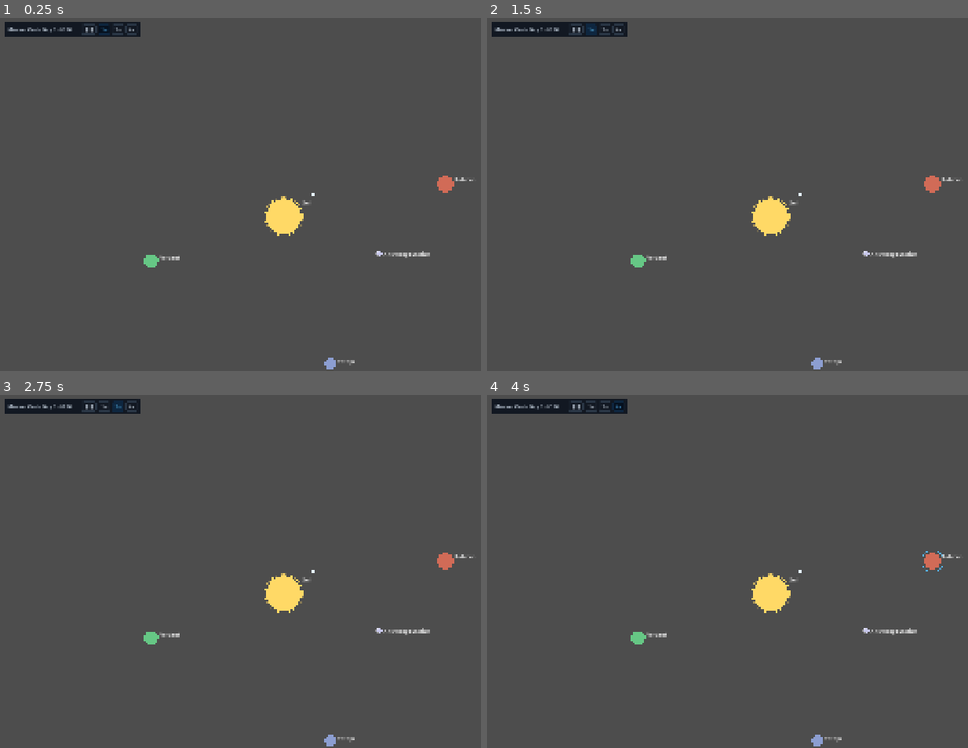
Above: before the commit, frames 1-4 (two rows, left to right).
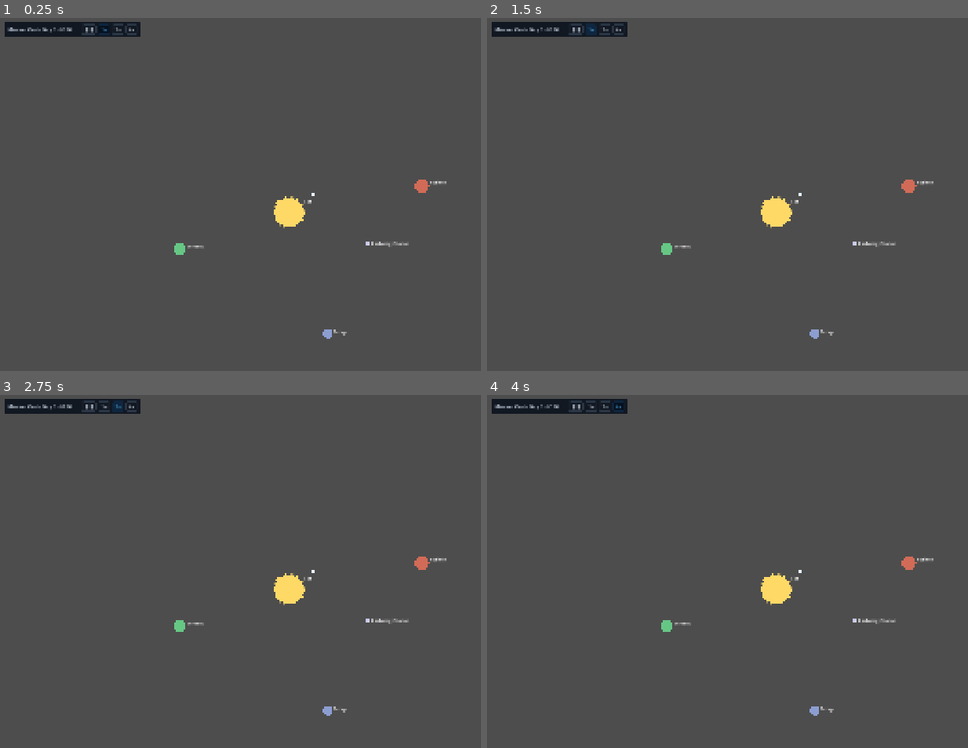
Above: after the commit, the same moments.

Repository: AndrewDrinkwater/farhorizon
Game: Godot game, scene res://src/ui/shell/main.tscn
Two runs of this game, one before a commit and one after it. Both use one fixed random seed, a clock stepped at 60 frames per second and the inputs below.
Inputs (mouse positions are in pixels of both pictures, inside the frame that each line leads up to):
- Up to frame 1 (0.25 s): no input
- Up to frame 2 (1.5 s): click "❚❚" at 0.5 s; click "1×" at 1.25 s
- Up to frame 3 (2.75 s): click "2×" at 2 s
- Up to frame 4 (4 s): click "4×" at 2.75 s; tap Enter at 3.5 s; move the mouse to (939, 553) at 3.52 s; hold ] (sim_speed_up) from 3.53 s (still down); hold Shift from 3.53 s (still down); click (939, 553) at 3.67 s

The runs differ from the first frame. In frame 1, 1.1% of the frame differs, in the area x 29-99%, y 44-100%; in frame 2, 1.1%; in frame 3, 1.1%; in frame 4, 1.1%.

Commit message:
Camera fit-to-system + zoom bounds + course line (step 9)
CameraFit (src/core, tested) defines zoom min/max; SystemView frames the system
at boot and the mouse wheel zooms within bounds (resolves the camera scale-debt).
CourseLine draws a dashed ship->target line + destination marker while a course
is laid in/executing (helm.md). Fix: debug key is F3, not F1 (label corrected).

Co-Authored-By: Claude Opus 4.8 (1M context) <noreply@anthropic.com>

Diff:
--- /dev/null
+++ b/src/core/camera_fit.gd
@@ -0,0 +1,26 @@
+class_name CameraFit
+extends RefCounted
+## Pure camera-zoom math (CONVENTIONS.md "camera zoom min/max bounds"). Picks a
+## Camera2D zoom that frames a system of a given extent within the viewport, and
+## defines the zoom bounds the wheel operates within. No node deps; GUT-testable.
+
+## Camera2D zoom bounds (zoom value: larger = more zoomed in).
+const MIN_ZOOM: float = 0.12
+const MAX_ZOOM: float = 1.5
+## Padding factor so bodies aren't flush against the screen edge.
+const MARGIN: float = 1.18
+
+
+## Zoom that fits a circle of `extent_radius` wu (around the camera centre) inside
+## the smaller half-dimension of `viewport`, clamped to the zoom bounds.
+static func fit_zoom(extent_radius: float, viewport: Vector2,
+		min_zoom: float = MIN_ZOOM, max_zoom: float = MAX_ZOOM) -> float:
+	if extent_radius <= 0.0:
+		return max_zoom
+	var half_screen: float = minf(viewport.x, viewport.y) * 0.5
+	return clampf(half_screen / extent_radius, min_zoom, max_zoom)
+
+
+## Clamp a proposed zoom to the bounds (used by wheel zoom).
+static func clamp_zoom(zoom: float, min_zoom: float = MIN_ZOOM, max_zoom: float = MAX_ZOOM) -> float:
+	return clampf(zoom, min_zoom, max_zoom)
--- a/src/ui/components/debug_overlay.gd
+++ b/src/ui/components/debug_overlay.gd
@@ -36,7 +36,7 @@
 		return
 	var pos := GameState.ship.position
 	_label.text = "\n".join([
-		"DEBUG OVERLAY  (F1 to toggle)",
+		"DEBUG OVERLAY  (F3 to toggle)",
 		"tick:      %d" % SimClock.get_tick(),
 		"speed:     %.1fx%s" % [SimClock.get_speed(), "  (paused)" if SimClock.is_paused() else ""],
 		"sec/tick:  %.2f" % SimClock.SECONDS_PER_TICK,
--- /dev/null
+++ b/src/world/course_line.gd
@@ -0,0 +1,41 @@
+class_name CourseLine
+extends Node2D
+## Nav Plot course overlay (helm.md): a dashed line from the ship to its current
+## course target, with a destination marker, drawn while a course is laid in or
+## executing. Presentation only — reads GameState/authored data, never mutates.
+
+const DASH: float = 12.0
+const WIDTH: float = 2.0
+
+## Set by SystemView so the line tracks the (interpolated) ship marker.
+var ship_view: Node2D
+
+
+func _process(_delta: float) -> void:
+	queue_redraw()
+
+
+func _draw() -> void:
+	var order: Dictionary = GameState.ship.current_order
+	if String(order.get("type", "")) != "course":
+		return
+	var body := _resolve_body(String(order.get("target_id", "")))
+	if body == null:
+		return
+	var from: Vector2 = ship_view.position if ship_view != null else GameState.ship.position
+	var to: Vector2 = body.position
+	draw_dashed_line(from, to, Palette.ACCENT, WIDTH, DASH)
+	# Destination marker: a ring just outside the body.
+	draw_arc(to, body.radius + 6.0, 0.0, TAU, 32, Palette.ACCENT, 1.5, true)
+
+
+func _resolve_body(target_id: String) -> BodyData:
+	if target_id == "":
+		return null
+	var system := TypeRegistry.get_system(GameState.system.system_id)
+	if system == null:
+		return null
+	for body: BodyData in system.bodies:
+		if body.id == target_id:
+			return body
+	return null
--- a/src/world/system_view.gd
+++ b/src/world/system_view.gd
@@ -10,8 +10,8 @@
 ## Render scale: world units -> pixels. The single place wu maps to screen
 ## (CONVENTIONS.md "do not hardcode distances"). 1:1 for now, tune by feel.
 const PIXELS_PER_WU: float = 1.0
-## Camera zoom (tuning); < 1 zooms out to fit the system.
-const CAMERA_ZOOM: float = 0.45
+## Mouse-wheel zoom step (multiplicative), within CameraFit's bounds.
+const ZOOM_STEP: float = 1.12
 
 var _ship_view: ShipView
 var _camera: Camera2D
@@ -29,12 +29,17 @@
 		view.setup(body)
 		_body_views[body.id] = view
 
+	var course_line := CourseLine.new()
+	add_child(course_line)
+
 	_ship_view = ShipView.new()
 	add_child(_ship_view)
 	_ship_view.position = GameState.ship.position
+	course_line.ship_view = _ship_view
 
 	_camera = Camera2D.new()
-	_camera.zoom = Vector2(CAMERA_ZOOM, CAMERA_ZOOM)
+	var zoom := CameraFit.fit_zoom(_system_extent() * CameraFit.MARGIN, get_viewport_rect().size)
+	_camera.zoom = Vector2(zoom, zoom)
 	_camera.ignore_rotation = true  # follow position, not heading — view stays upright
 	_ship_view.add_child(_camera)
 	_camera.make_current()
@@ -42,13 +47,34 @@
 	EventBus.nav_target_selected.connect(_on_target_selected)
 
 
+## Radius (wu) from the ship's start that encloses every body — used to frame the
+## system at the right initial zoom (CONVENTIONS.md camera bounds).
+func _system_extent() -> float:
+	var extent: float = 0.0
+	for body: BodyData in _system.bodies:
+		extent = maxf(extent, GameState.ship.position.distance_to(body.position) + body.radius)
+	return extent
+
+
 func _unhandled_input(event: InputEvent) -> void:
-	if _system == null:
+	if _system == null or not (event is InputEventMouseButton) or not event.pressed:
 		return
-	if event is InputEventMouseButton and event.pressed and event.button_index == MOUSE_BUTTON_LEFT:
-		var target := _body_at(get_global_mouse_position())
-		if target != null:
-			EventBus.nav_target_selected.emit(target.id)
+	match event.button_index:
+		MOUSE_BUTTON_LEFT:
+			var target := _body_at(get_global_mouse_position())
+			if target != null:
+				EventBus.nav_target_selected.emit(target.id)
+		MOUSE_BUTTON_WHEEL_UP:
+			_apply_zoom(ZOOM_STEP)
+		MOUSE_BUTTON_WHEEL_DOWN:
+			_apply_zoom(1.0 / ZOOM_STEP)
+
+
+func _apply_zoom(factor: float) -> void:
+	if _camera == null:
+		return
+	var z := CameraFit.clamp_zoom(_camera.zoom.x * factor)
+	_camera.zoom = Vector2(z, z)
 
 
 ## Keep the map's highlight in sync with the selected target (single source).
--- /dev/null
+++ b/tests/unit/test_camera_fit.gd
@@ -0,0 +1,25 @@
+extends GutTest
+## Pure camera-fit zoom math (CONVENTIONS.md). Bounds + framing, independent of
+## the exact tuning numbers.
+
+const VP := Vector2(1920.0, 1080.0)  # half-min dimension = 540
+
+
+func test_fits_extent_within_bounds() -> void:
+	# extent 1000 wu -> 540/1000 = 0.54, comfortably inside [MIN, MAX].
+	assert_almost_eq(CameraFit.fit_zoom(1000.0, VP), 0.54, 0.0001)
+
+
+func test_large_system_clamps_to_min_zoom() -> void:
+	assert_eq(CameraFit.fit_zoom(100000.0, VP), CameraFit.MIN_ZOOM, "huge extent zooms all the way out")
+
+
+func test_tiny_or_zero_extent_clamps_to_max_zoom() -> void:
+	assert_eq(CameraFit.fit_zoom(1.0, VP), CameraFit.MAX_ZOOM, "tiny extent clamps in")
+	assert_eq(CameraFit.fit_zoom(0.0, VP), CameraFit.MAX_ZOOM, "zero extent is safe")
+
+
+func test_clamp_zoom_respects_bounds() -> void:
+	assert_eq(CameraFit.clamp_zoom(99.0), CameraFit.MAX_ZOOM)
+	assert_eq(CameraFit.clamp_zoom(0.0001), CameraFit.MIN_ZOOM)
+	assert_almost_eq(CameraFit.clamp_zoom(0.5), 0.5, 0.0001)
Not shown, added: src/core/camera_fit.gd.uid
Not shown, added: src/world/course_line.gd.uid
Not shown, added: tests/unit/test_camera_fit.gd.uid
